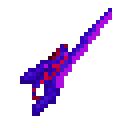
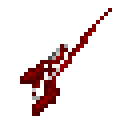
Layered file, before and after one edit (128×128). Changes by layer:
added layer "Calque #5" (overlay) in group "Groupe de calques" over [20,8,112,116]
added layer "Calque #4" (overlay) in group "Groupe de calques" over [20,8,112,116]
"Calque #2": opacity 100% → 48%, painted on it over [20,8,112,116]
painted on "Calque #1" over [32,44,68,100]
added layer "Copie de Copie de Calque" (overlay) in group "Groupe de calques" over [44,12,112,88]
"Copie de Calque": blend hue → color, painted on it over [44,12,112,88]
